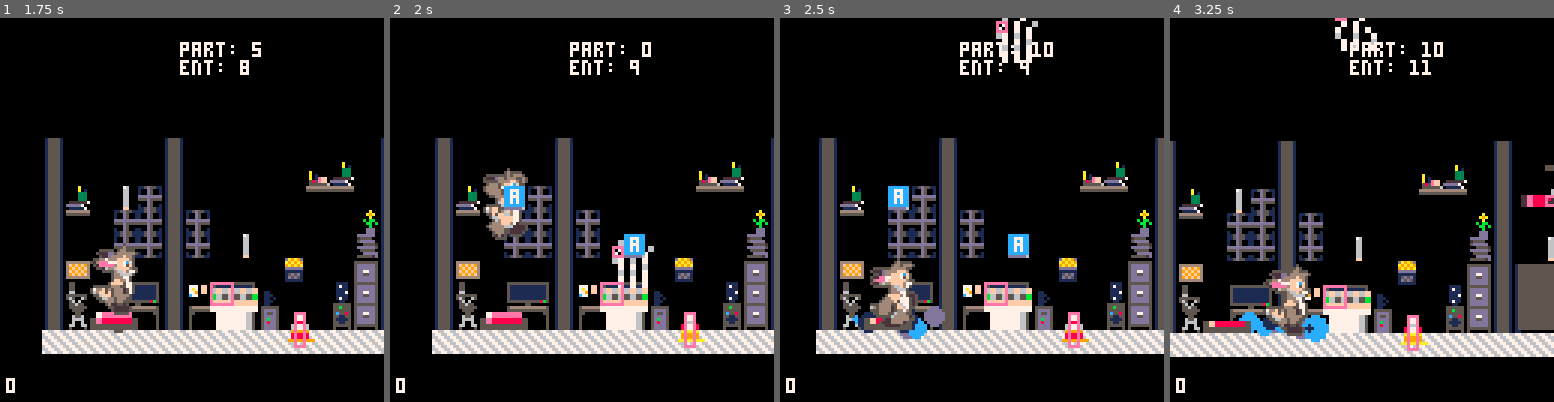
Above: before the commit, frames 1-4 (left to right).
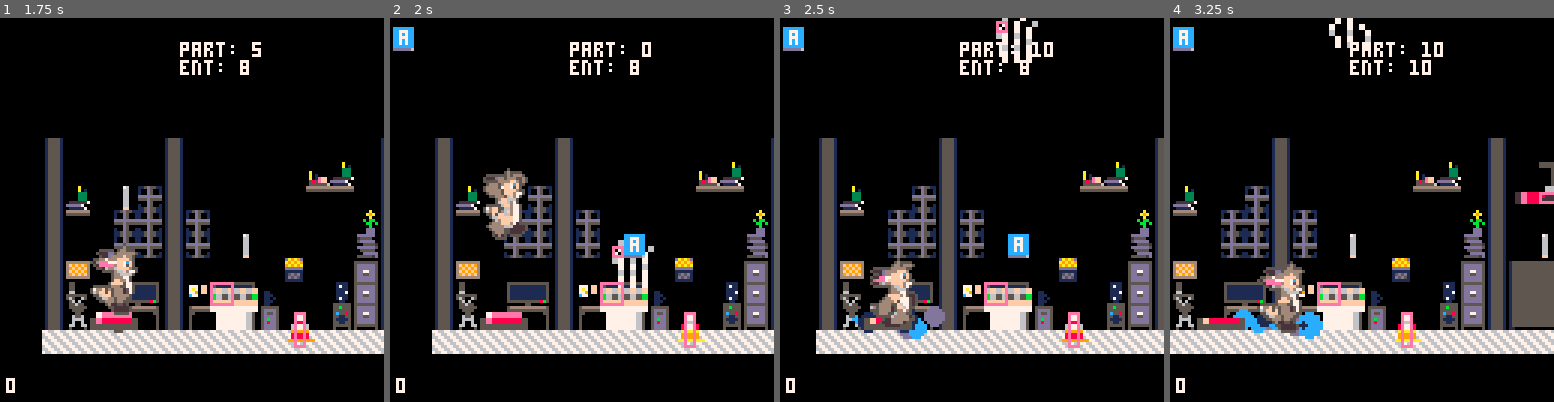
Above: after the commit, the same moments.

Repository: aritosuits/onebuttonjam2024
Game: PICO-8 cartridge cart.p8
Same seed, same stepped clock (60 frames per second), same inputs: the game is played once before the commit and once after it.
Inputs:
- Up to frame 1 (1.75 s): tap O (Z key) at 0.7, 1.7 s
- Up to frame 2 (2 s): no input
- Up to frame 3 (2.5 s): tap O (Z key) at 2.1 s
- Up to frame 4 (3.25 s): tap O (Z key) at 2.5, 2.9 s

Frame 1 is identical in both runs. In frame 2, 0.7% of the frame differs, in the area x 0-65%, y 2-50%; in frame 3, 0.7%; in frame 4, 22%, in the area x 0-100%, y 0-89%.

Commit message:
Fixed collectables

Diff:
--- a/systems.lua
+++ b/systems.lua
@@ -525,7 +525,7 @@
 system.create('pickups',
 	{'collector', 'defensive_collider'},
 	function(e, dt)
-		world.each({{'collectable', 'defensive_collider'}}, function(c)
+		world.each({'collectable', 'defensive_collider'}, function(c)
 			if overlap(e, c, 'defensive_collider', 'defensive_collider') then
 				if e:has('health') then -- health up
 					if e.health.current >= e.health.limit then return end
